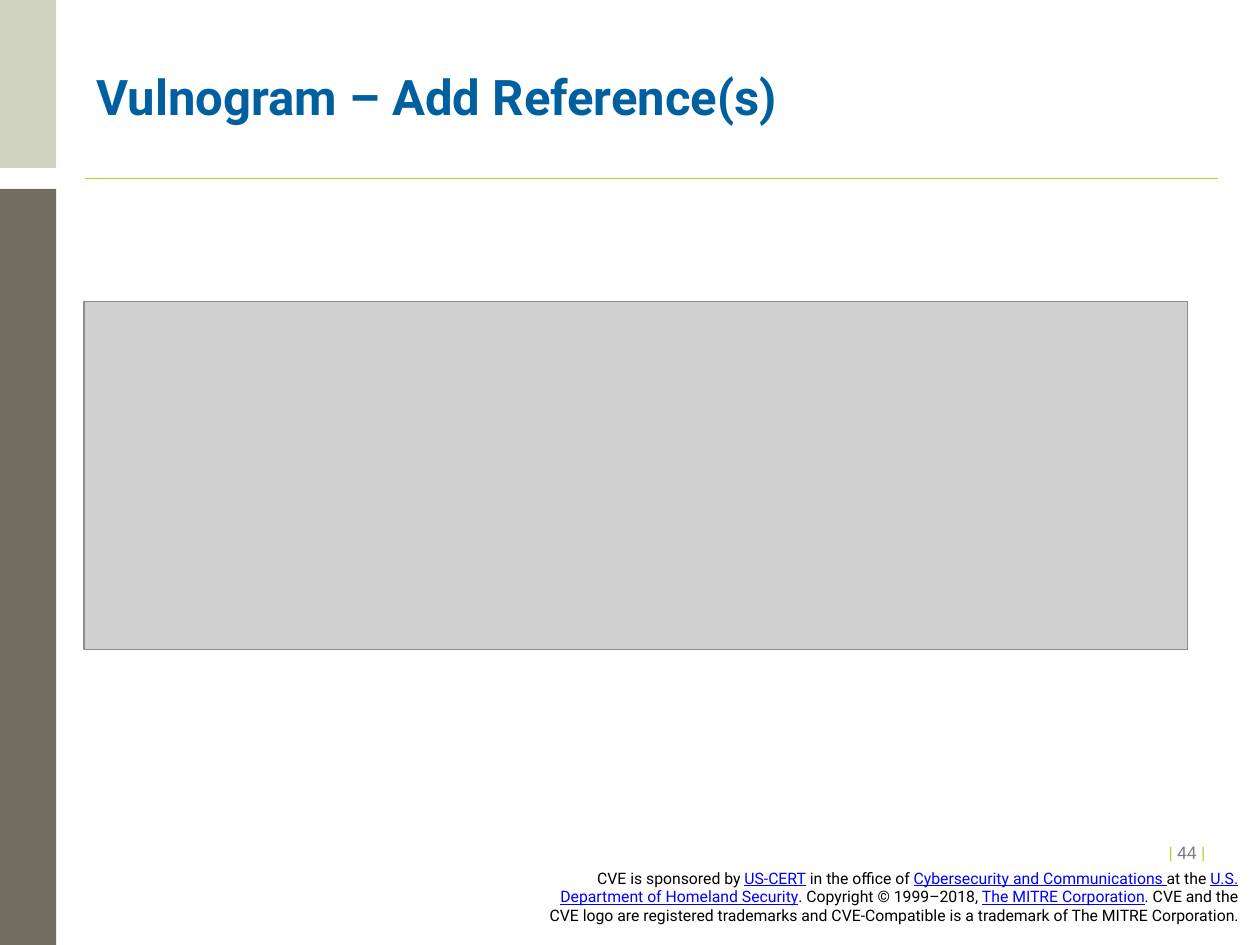
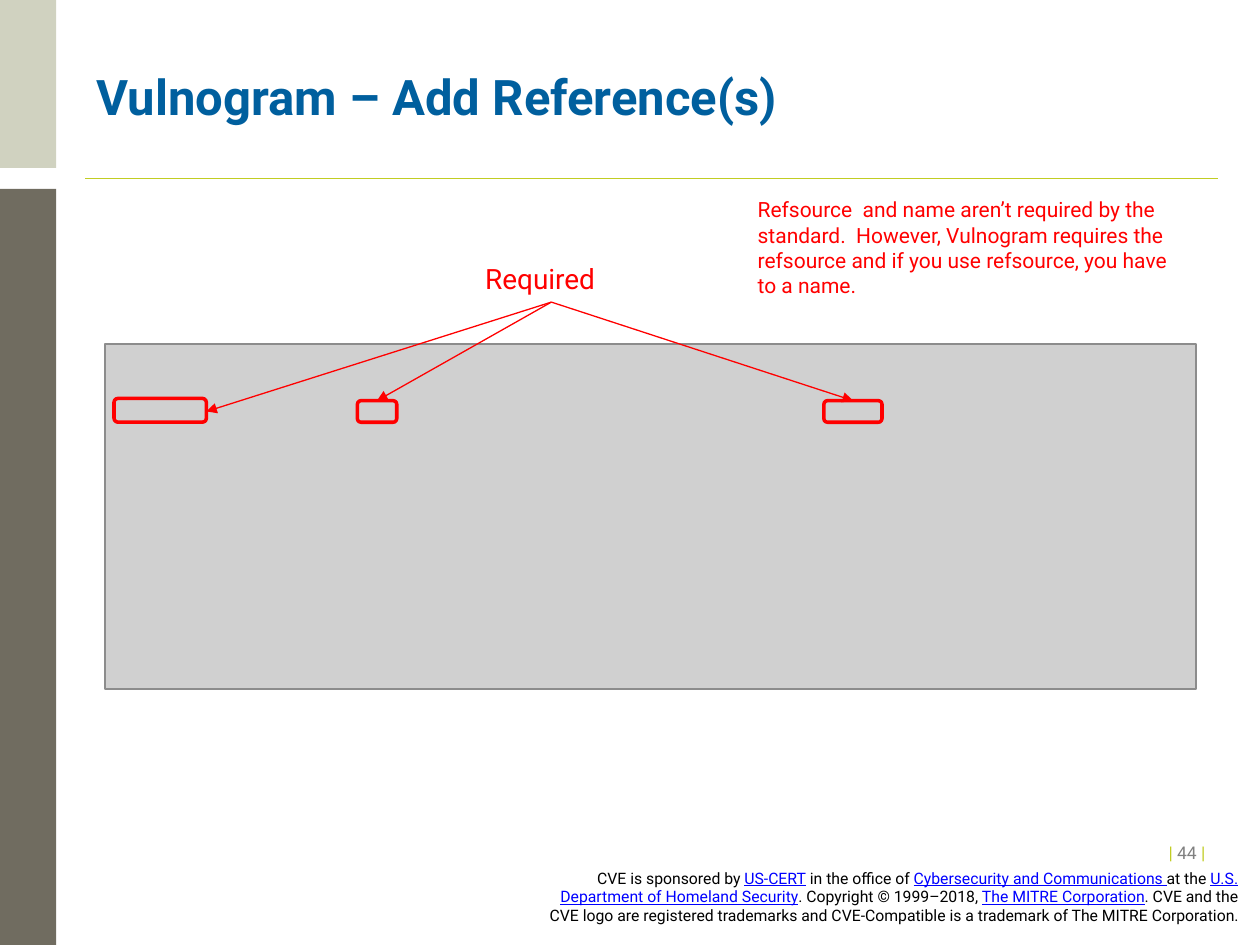
Before and after one commit to CVEProject/cveproject.github.io, a slide deck: slide 44 of docs/cna/Entry_Submission_Process.pptx. Drawn at 1260x945 pixels with LibreOffice and Linux fonts; fonts in the diff are those of the drawing; grey boxes stand for pictures; background and template pictures are left out. Boxes give left, top, right and bottom in pixels: in the first picture for what was removed or moved away, otherwise in the second. Text is boxed around its words. In the diff, an @@ line names an element or a change of style, - is before the commit and + after.

Commit message:
Added additional guidance on how to use Vulnogram

```diff
--- a/docs/cna/Entry_Submission_Process.pptx
+++ b/docs/cna/Entry_Submission_Process.pptx
@@ text added at (758,201,1167,294), 12 pt, text #FF0000 @@
+Refsource and name aren’t required by the standard. However, Vulnogram requires the refsource and if you use refsource, you have to a name.
@@ text added at (485,268,595,295), 16 pt, text #FF0000 @@
+Required
@@ arrow added from (552, 302) to (207, 412), #FF0000 0.75 pt @@
@@ arrow added from (552, 302) to (377, 401), #FF0000 0.75 pt @@
@@ arrow added from (552, 302) to (853, 401), #FF0000 0.75 pt @@
@@ picture: place and size @@
-picture at (84,301,1188,649)
+picture at (105,344,1196,689)
@@ rounded rectangle added at (113,398,205,422), outline #FF0000 2 pt @@
@@ rounded rectangle added at (358,401,397,422), outline #FF0000 2 pt @@
@@ rounded rectangle added at (824,401,882,422), outline #FF0000 2 pt @@
```
Also in this commit, not shown: 4 other slides changed.
